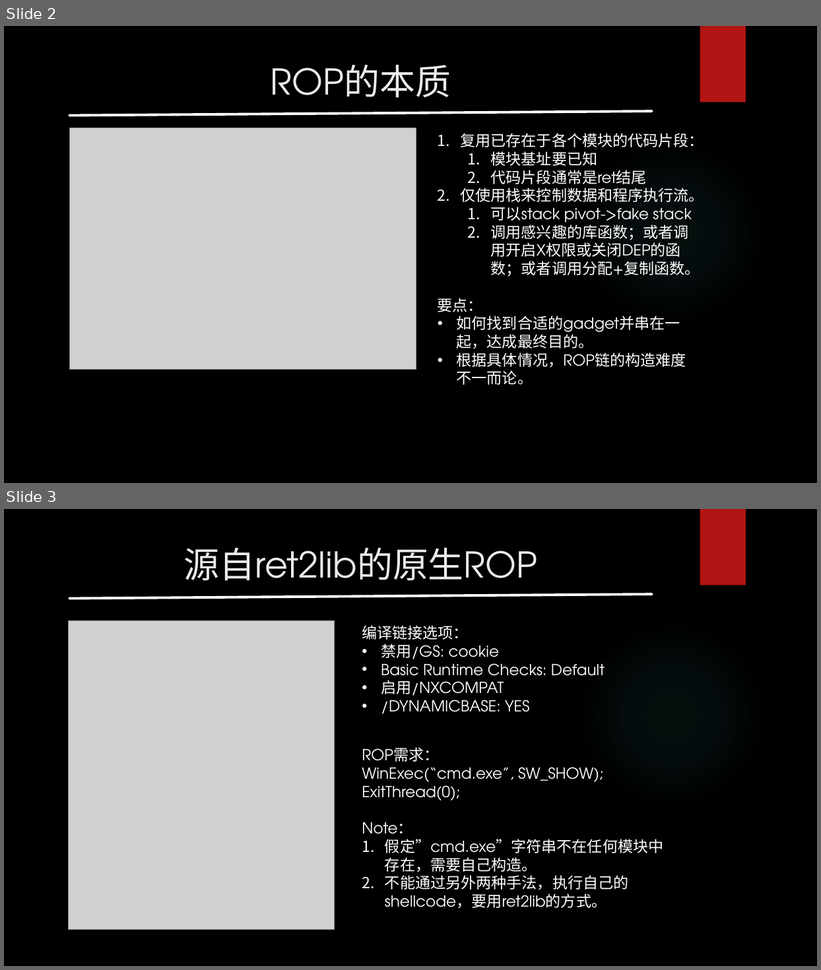
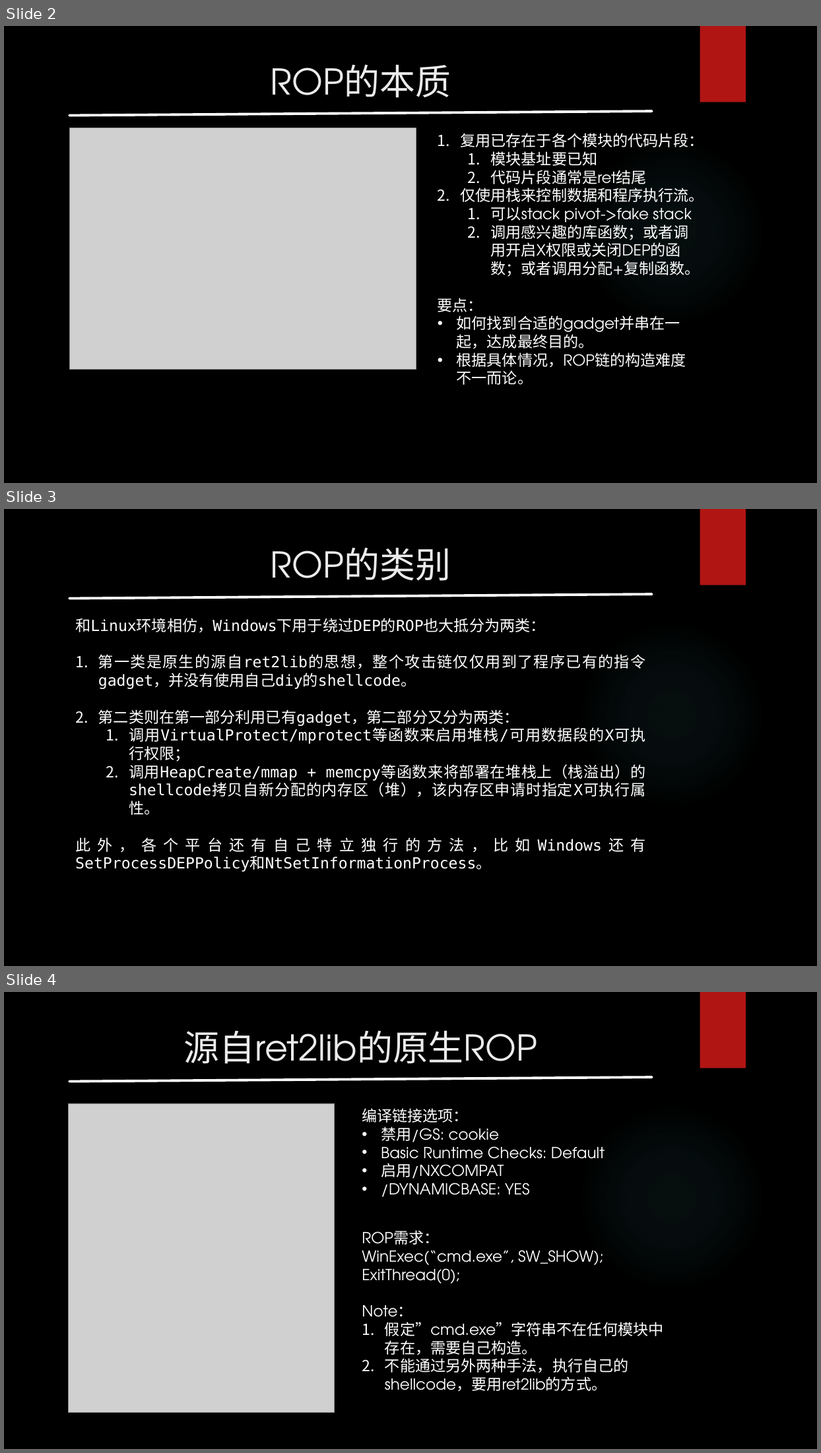
Before and after one commit to r00tk1ts/binary-security-tutorial, a slide deck: Windows环境下的ROP.pptx. Shown one above the other, each under a label of ours: slides 2 and 3 before the commit, slides 2, 3 and 4 after it. The pictures are 821x970 and 821x1453 pixels, drawn with LibreOffice and Linux fonts; fonts in the diff are those of the drawing; grey boxes stand for pictures; background and template pictures are left out. Boxes give left, top, right and bottom in pixels: in the first picture for what was removed or moved away, otherwise in the second. Text is boxed around its words. In the diff, an @@ line names an element or a change of style, - is before the commit and + after.

Commit message:
update 'windows环境下的ROP'

```diff
--- a/Windows环境下的ROP.pptx
+++ b/Windows环境下的ROP.pptx
@@ slide 3 added at bbox=[4, 509, 817, 966], background picture (left out); not listed: 2 template elements that a slide beside it also shows @@
@@ title added at bbox=[271, 547, 451, 581], 42 pt, text #EBEBEB @@
+ROP的类别
@@ line added from (69, 599) to (652, 594), #FFFFFF 3 pt @@
@@ text added at bbox=[75, 618, 646, 852], 18 pt, text #FFFFFF @@
+和Linux环境相仿，Windows下用于绕过DEP的ROP也大抵分为两类：
+1. 第一类是原生的源自ret2lib的思想，整个攻击链仅仅用到了程序已有的指令gadget，并没有使用自己diy的shellcode。
+2. 第二类则在第一部分利用已有gadget，第二部分又分为两类：
+  1. 调用VirtualProtect/mprotect等函数来启用堆栈/可用数据段的X可执行权限；
+  2. 调用HeapCreate/mmap + memcpy等函数来将部署在堆栈上（栈溢出）的shellcode拷贝自新分配的内存区（堆），该内存区申请时指定X可执行属性。
+此外，各个平台还有自己特立独行的方法，比如Windows还有SetProcessDEPPolicy和NtSetInformationProcess。
@@ what was slide 3 is now slide 4 @@
```
Also in this commit, not shown: 4 slides changed, 4 other slides added, 1 slide removed, 30 other files.
